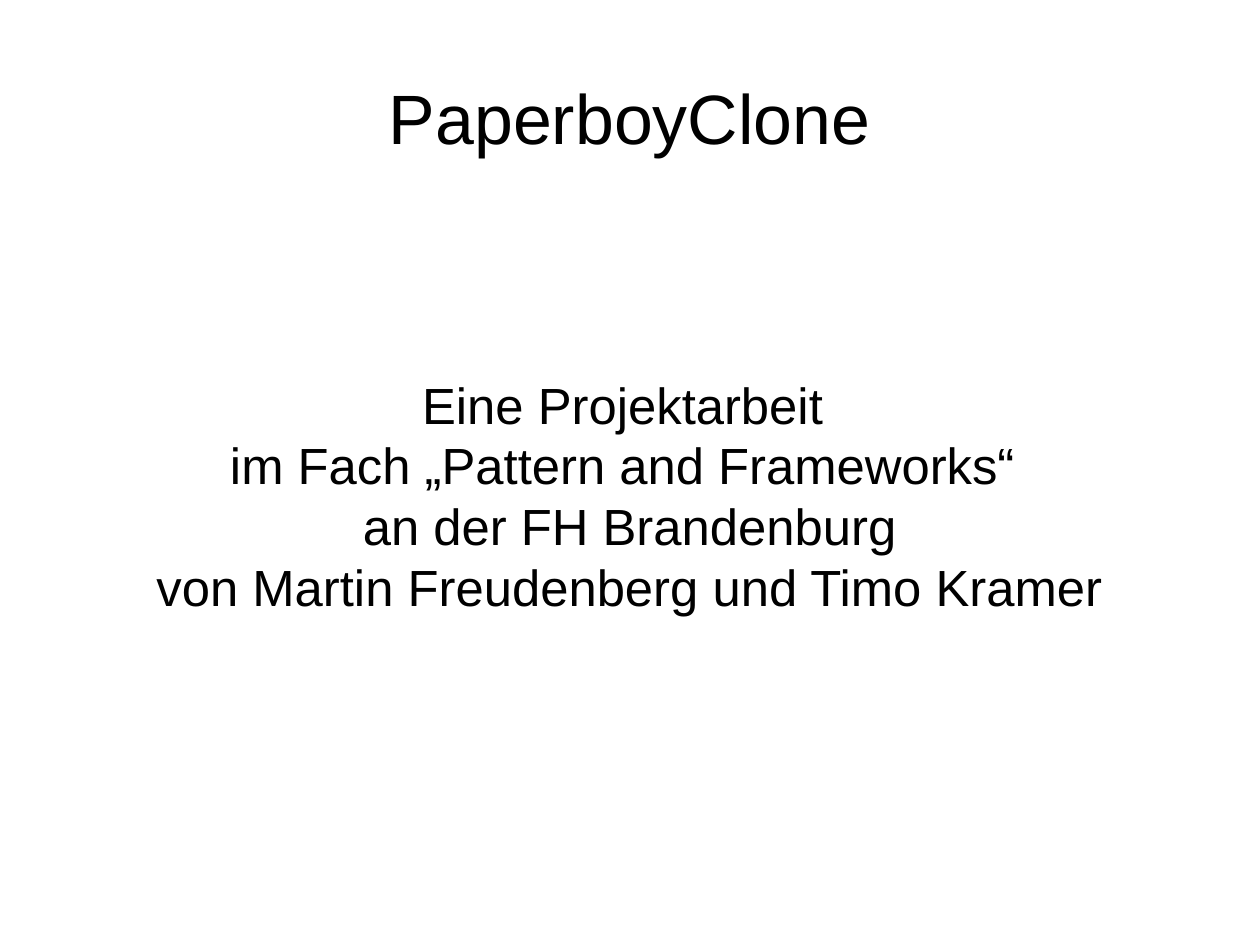
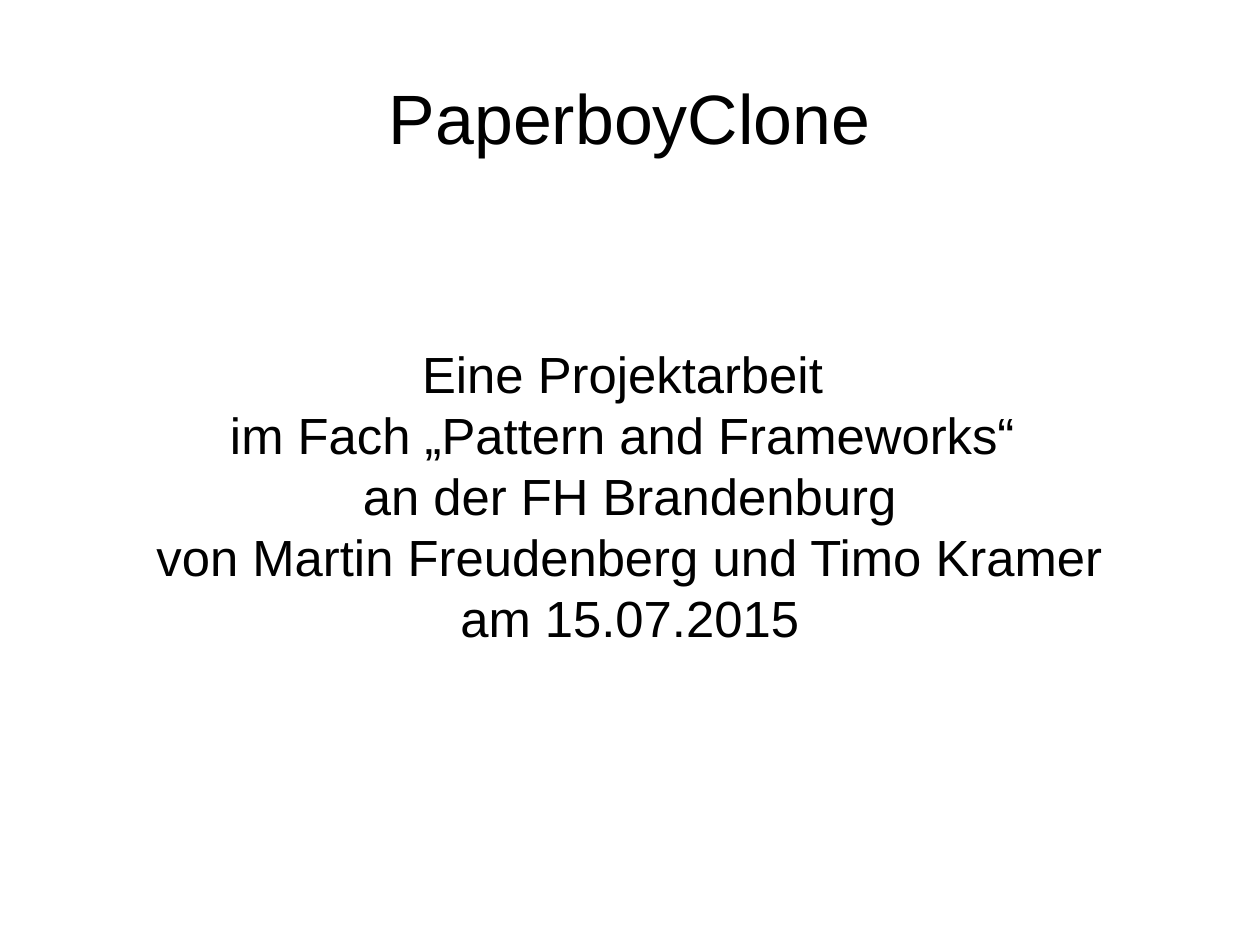
Before and after one commit to TimoKramer/PatFra, a slide deck: slide 1 of Dokumente/Praese.odp. Drawn at 1260x945 pixels with LibreOffice and Linux fonts; fonts in the diff are those of the drawing. Boxes give left, top, right and bottom in pixels: in the first picture for what was removed or moved away, otherwise in the second. Text is boxed around its words. In the diff, an @@ line names an element or a change of style, - is before the commit and + after.

```diff
--- a/Dokumente/Praese.odp
+++ b/Dokumente/Praese.odp
@@ subtitle at [460, 601, 799, 638]: paragraph added @@
+am 15.07.2015
```
Also in this commit, not shown: 5 other slides changed.
